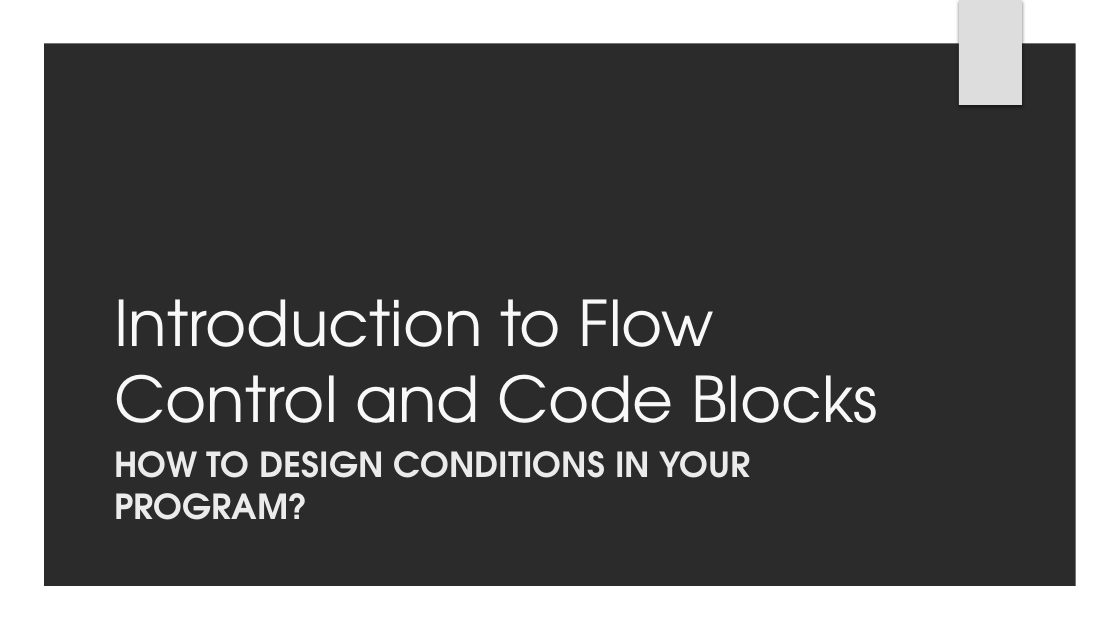
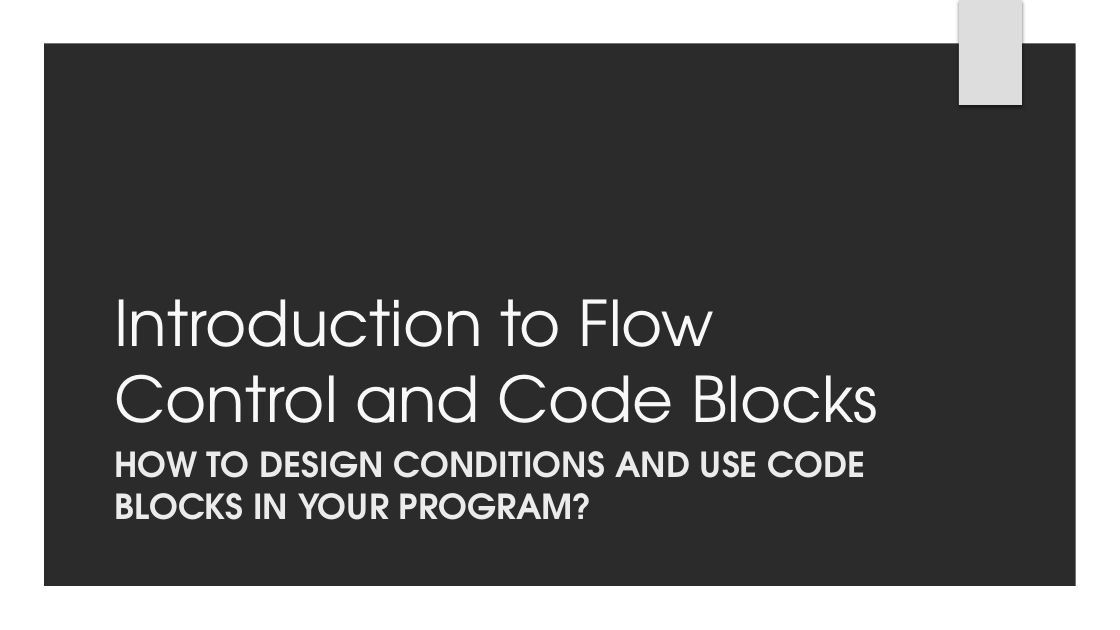
Before and after one commit to fkhan79/giaic_fmk, a slide deck: slide 1 of presentations/GIAIC_02-Introduction to Flow Control And Code Blocks.pptx. Drawn at 1120x630 pixels with LibreOffice and Linux fonts; fonts in the diff are those of the drawing; background and template pictures are left out; a plain dark background stands for a picture behind light text. Boxes give left, top, right and bottom in pixels: in the first picture for what was removed or moved away, otherwise in the second. Text is boxed around its words. In the diff, an @@ line names an element or a change of style, - is before the commit and + after.

```diff
--- a/presentations/GIAIC_02-Introduction to Flow Control And Code Blocks.pptx
+++ b/presentations/GIAIC_02-Introduction to Flow Control And Code Blocks.pptx
@@ subtitle at (114, 451, 866, 520): text changed @@
-HOW TO DESIGN CONDITIONS IN YOUR PROGRAM?
+HOW TO DESIGN CONDITIONS AND USE CODE BLOCKS IN YOUR PROGRAM?
```
Also in this commit, not shown: 3 slides added, 1 other file.
